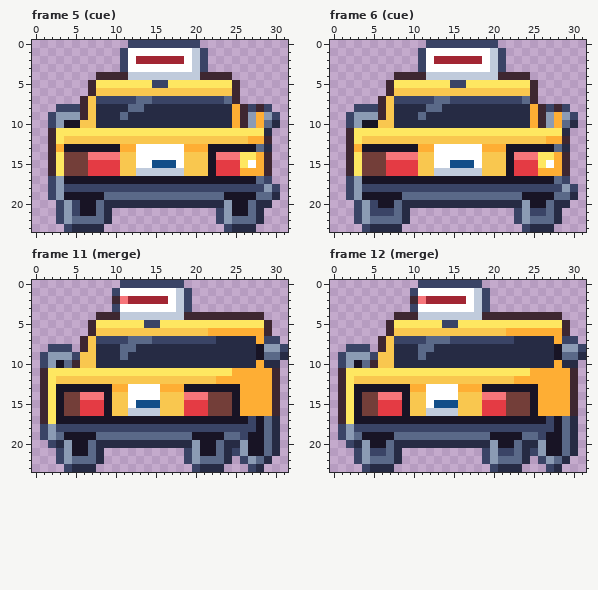
Edited in one commit: pixel-art file (art/depths/taxi@56.aseprite). Above: the version before the commit.
32x24 pixels, 14 frames. Shown: frame 5 (cue), frame 6 (cue), frame 11 (merge), frame 12 (merge). The commit also changed other frames, which this record leaves out.
New version:
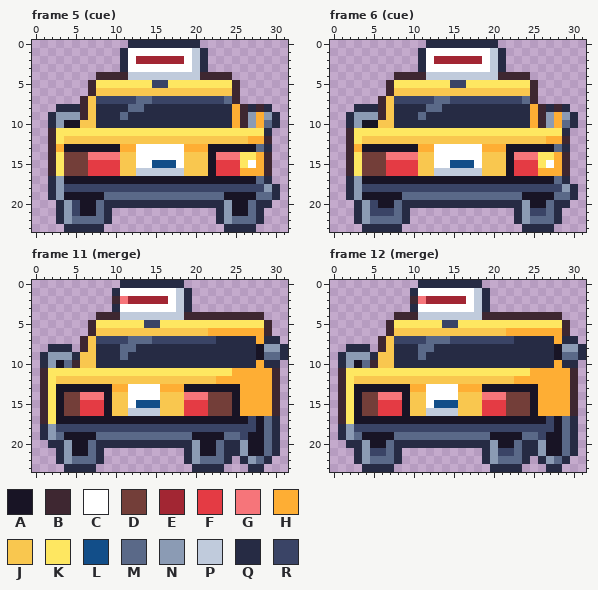
Palette (. is transparent): A #181425  B #3e2731  C #ffffff  D #733e39  E #a22633  F #e43b44  G #f6757a  H #feae34  J #f9c74f  K #fee761  L #124e89  M #5a6988  N #8b9bb4  P #c0cbdc  Q #262b44  R #3a4466
Difference:
Changed rows in their new state; - is an unchanged pixel.
Frame 5 (cue):
first column x 11:
 0 -QQQQQQQQQ-
 1 Q---------Q
 2 Q---------Q
 3 Q---------Q
first column x 2:
 8 -QQQ---------------------Q-Q-
 9 Q---------------------------Q
10 Q----------------------------
first column x 2:
17 Q--------------------------Q-
18 Q---------------------------Q
19 Q----------------------------
20 -Q---------------------------
21 -Q-------------------Q-------
22 -Q-------------------Q-------
23 --Q-------------------Q------
Frame 6 (cue): the same change as frame 5 (cue)
Frame 11 (merge):
first column x 10:
 0 -QQQQQQQQ-
 1 Q--------Q
 2 ---------Q
 3 Q--------Q
first column x 1:
 7 ----------------------------QQ-
 8 -QQQ--------------------------Q
 9 Q---Q--------------------------
10 Q------------------------------
first column x 1:
18 Q--------------------------
19 Q--------------------------
20 -Q-------------------------
21 --Q---------------Q-----Q--
22 --Q---------------Q------Q-
23 ---Q---------------Q------Q
Frame 12 (merge): the same change as frame 11 (merge)
